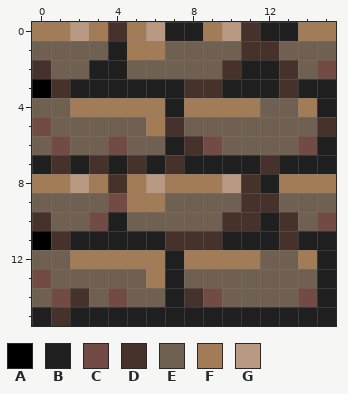
Two states of a pixel-art sprite, sourceAssets/tiles/wallMiddle.png. This is how it looked before the edit.
The file is 16x16 pixels. Colours within 5 levels of each other are drawn and written as one.
Palette (. is transparent): A #000000  B #1f1f20  C #734b45  D #46322b  E #706051  F #a27c57  G #ba9982
Pixels before, first column x 0:
 0 FFGFDFGBBFGDBBFF
 1 EEEEBFFEEEEDDEEE
 2 DEEBBEEEEEDBBDEC
 3 ADBBBBBBDDBBBDBB
 4 EEFFFFFBFFFFEEFB
 5 CEEEEEFDEEEEEEED
 6 ECEECEEBDCEEEECB
 7 BDBDBDBDBBBBDBBB
 8 FFGFDFGFFFGDBFFF
 9 EEEECFFEEEEDDEEE
10 DEECBEEEEEDDBDEC
11 ADBBBBBDDDBBBDBB
12 EEFFFFFBFFFFEEFB
13 CEEEEEFBEEEEEEEB
14 ECDECEEBDCEEEECB
15 BDBBBBBBBBBBBBBB
The same view after the edit:
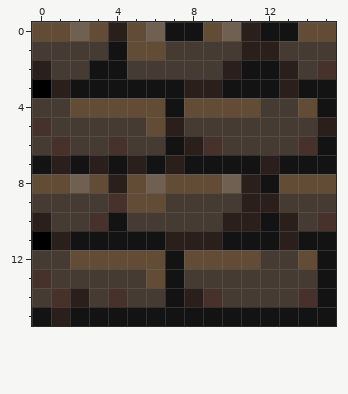
The exact change:
colour B: #1f1f20 -> #131314
colour C: #734b45 -> #46322b
colour D: #46322b -> #2b1f1b
colour E: #706051 -> #453b32
colour F: #a27c57 -> #634c35
colour G: #ba9982 -> #706051
Where, in picture pixels (left, top, right, bottom), the same in both pictures:
changed: (32, 22, 336, 326)
